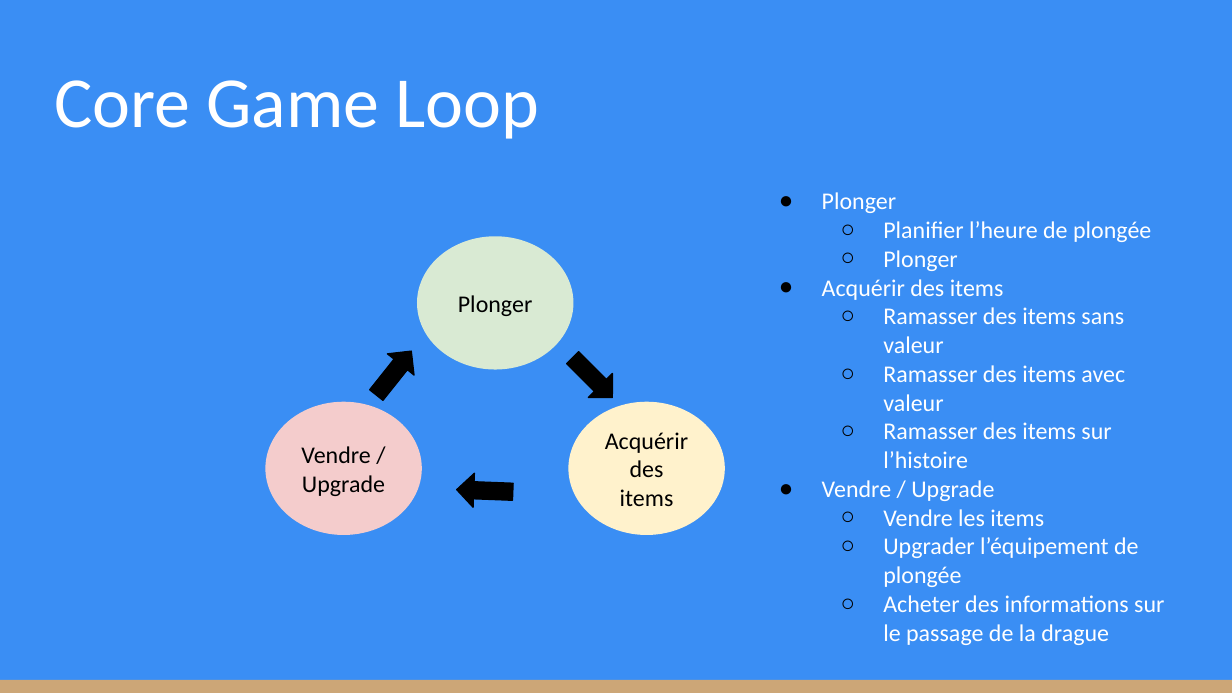
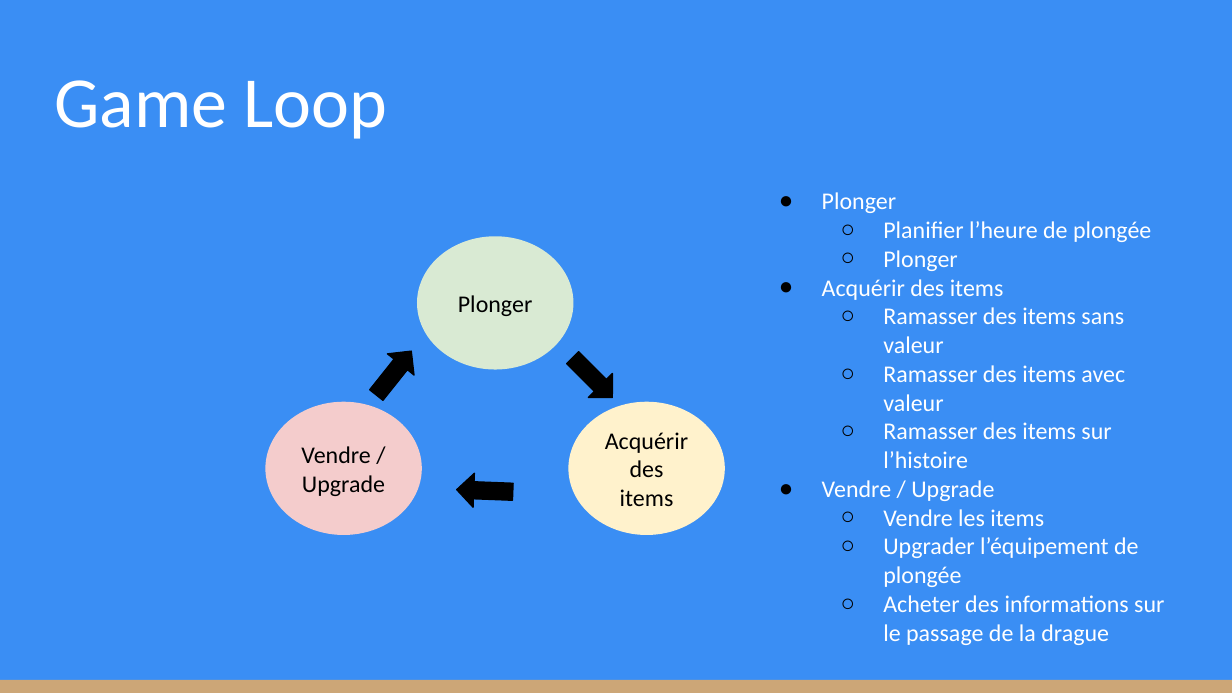
Before and after one commit to KevinBachelierBart/TPGeneraux, a slide deck: slide 8 of Bachelier_Kevin_SintaZaranie.pptx (slide 7 before the commit). Drawn at 1232x693 pixels with LibreOffice and Linux fonts; fonts in the diff are those of the drawing. Boxes give left, top, right and bottom in pixels: in the first picture for what was removed or moved away, otherwise in the second. Text is boxed around its words. In the diff, an @@ line names an element or a change of style, - is before the commit and + after.

```diff
--- a/Bachelier_Kevin_SintaZaranie.pptx
+++ b/Bachelier_Kevin_SintaZaranie.pptx
@@ title at [54, 80, 387, 139]: text changed @@
-Core Game Loop
+Game Loop
```
Also in this commit, not shown: 4 other slides changed, 1 slide added.
